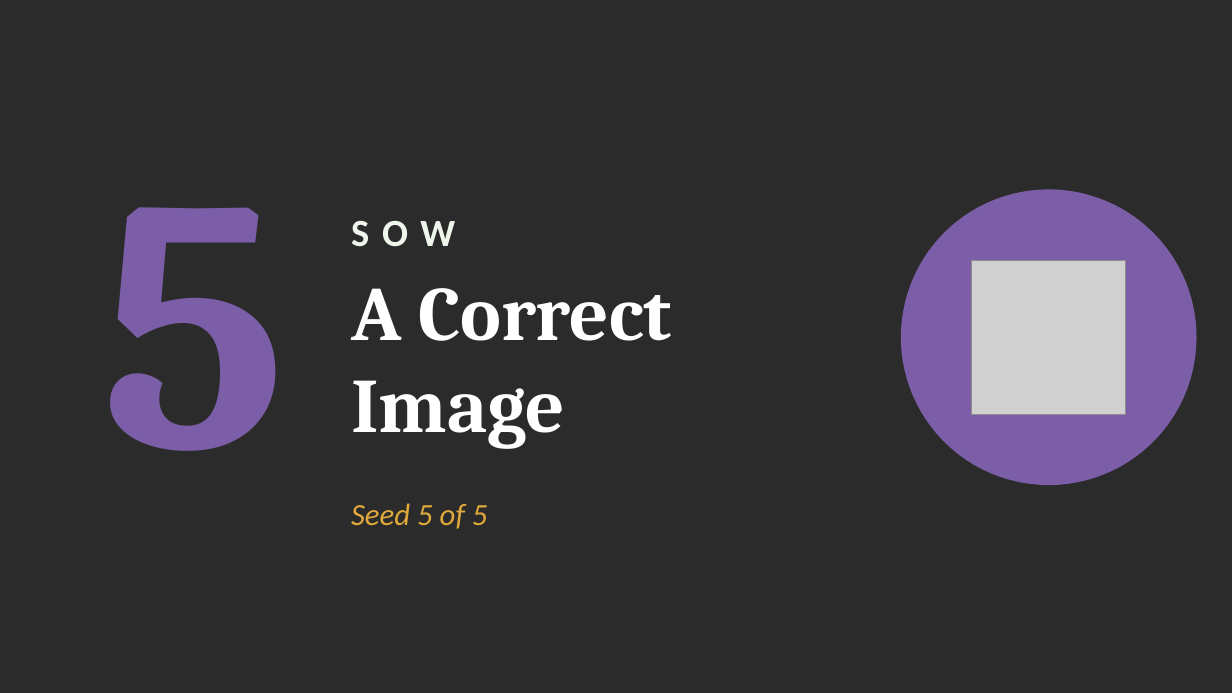
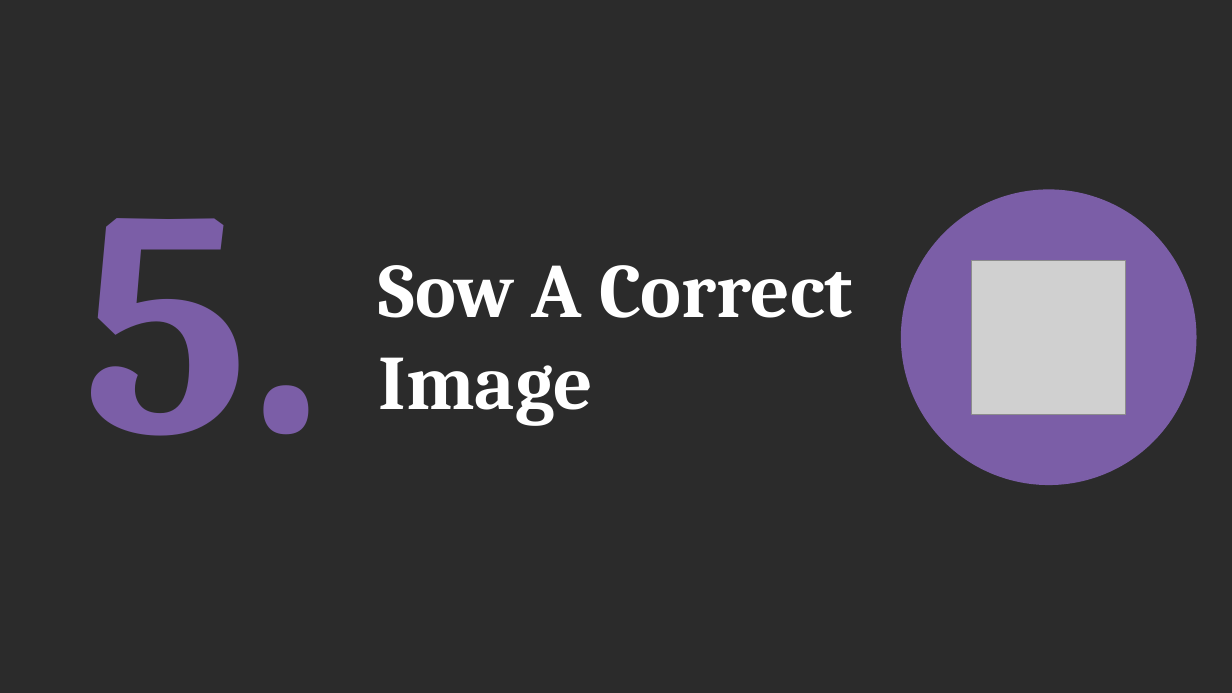
Before and after one commit to FactoJanrenzo/demohub, a slide deck: slide 23 of presentation/Sowing-the-Best.pptx. Drawn at 1232x693 pixels with LibreOffice and Linux fonts; fonts in the diff are those of the drawing; grey boxes stand for pictures; background and template pictures are left out; a plain dark background stands for a picture behind light text. Boxes give left, top, right and bottom in pixels: in the first picture for what was removed or moved away, otherwise in the second. Text is boxed around its words. In the diff, an @@ line names an element or a change of style, - is before the commit and + after.

```diff
--- a/presentation/Sowing-the-Best.pptx
+++ b/presentation/Sowing-the-Best.pptx
@@ text "Sow A Correct Image" at (x1=379, y1=265, x2=853, y2=426): vertical alignment top to middle @@
@@ text at (x1=83, y1=218, x2=324, y2=436): text changed; size 280 to 250 pt @@
-5
+5.
@@ text removed at (x1=351, y1=220, x2=455, y2=247) @@
-SOW
@@ text at (x1=379, y1=265, x2=853, y2=426): text changed @@
-A Correct Image
+Sow A Correct Image
@@ text removed at (x1=351, y1=503, x2=488, y2=529) @@
-Seed 5 of 5
```
Also in this commit, not shown: 25 other slides changed, 2 slides added, 3 slides removed, 2 other files.
